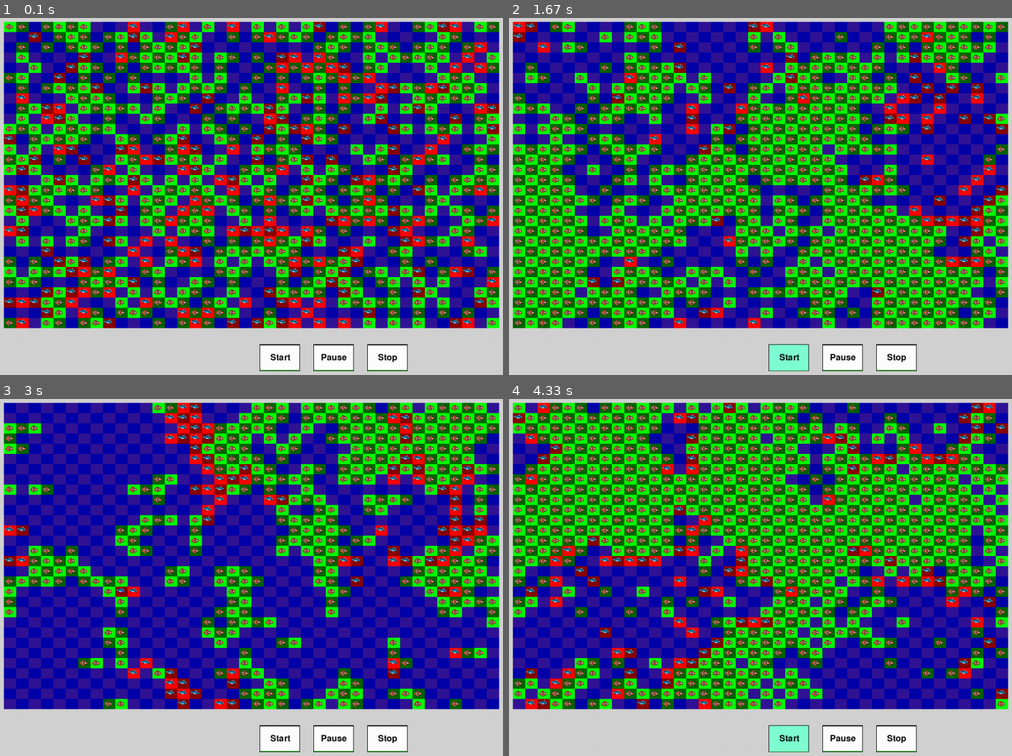
Above: before the commit, frames 1-4 (two rows, left to right).
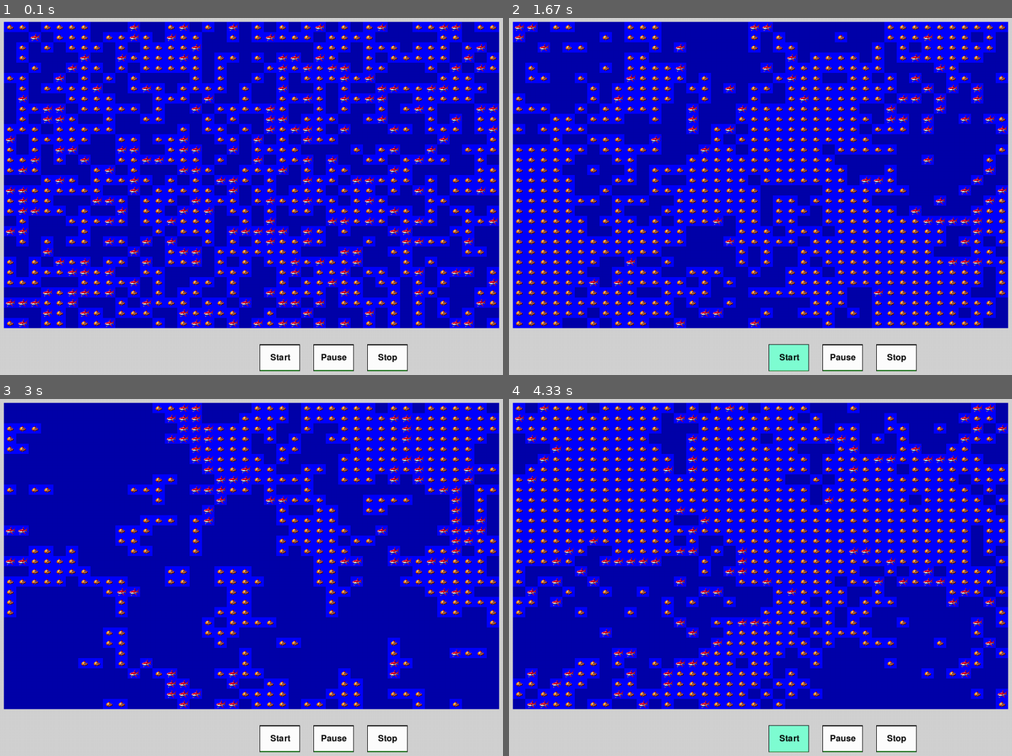
Above: after the commit, the same moments.

Repository: Khadaassi/Simplon_Wa-tor
Game: pygame game, started from main.py
Two runs of this game, one before a commit and one after it. Both use one fixed random seed, a clock stepped at 60 frames per second and the inputs below.
Inputs (mouse positions are in pixels of both pictures, inside the frame that each line leads up to):
- Up to frame 1 (0.1 s): no input
- Up to frame 2 (1.67 s): click (790, 357) at 1.38 s
- Up to frame 3 (3 s): click (321, 609) at 1.72 s
- Up to frame 4 (4.33 s): click (790, 738) at 3.05 s; click (680, 452) at 3.38 s; click (790, 738) at 4.05 s

The runs differ from the first frame. In frame 1, 68% of the frame differs, in the area x 0-100%, y 1-87%; in frame 2, 68%; in frame 3, 58%; in frame 4, 70%.

Commit message:
added megalodons to display, megalodons eat fish when blocked

Diff:
--- a/WaTorDisplay.py
+++ b/WaTorDisplay.py
@@ -93,13 +93,13 @@
                     continue
 
                 if isinstance(item, Megalodon_Tail):
-                    image_info = UserImageInfo(UserImageKey.MEGA_TAIL )
-
+                    image_info = UserImageInfo(UserImageKey.MEGA_TAIL)
+                    image_info.set_direction(item.current_direction)
                     data[y_index][x_index] = image_info
 
-
                 elif isinstance(item, Megalodon):
-                    image_info = UserImageInfo(UserImageKey.MEGA_HEAD )
+                    image_info = UserImageInfo(UserImageKey.MEGA_HEAD)
+                    image_info.set_direction(item.current_direction)
                     data[y_index][x_index] = image_info
 
                 elif isinstance(item, Shark):
@@ -111,13 +111,5 @@
 
     # def set_megalodon_rotation(pygame.image):
 
-
-
-
-
-
-
-
-
         self.pygameWrapper.set_data(data)
         self.pygameWrapper.draw()
--- a/watorpygame/PlayScreen.py
+++ b/watorpygame/PlayScreen.py
@@ -10,7 +10,7 @@
 from watorpygame.DisplayState import DisplayState
 from watorpygame.UserImage import UserImage
 from watorpygame.UserButton import UserButton
-from watorpygame.UserImageProvider import UserImageKey, UserImageProvider
+from watorpygame.UserImageProvider import UserImageKey, UserImageProvider, Direction
 from watorpygame.UserImageInfo import UserImageInfo
 
 class WaTorPlayScreen :
@@ -72,13 +72,29 @@
         self.cell_width = (self.table_width) // self.data_width
         self.cell_heigth = (self.table_heigth) // self.data_height
 
+        self.image_provider = UserImageProvider(self.cell_width, self.cell_heigth)
+
         #_______________________________________________________________________
         # Adapt image dimensions to the cells dimensions
-        # ATTENTION ! - this part of code may cause etrange bugs ;)
-        for image_key in [UserImageKey.FISH, UserImageKey.SHARK, UserImageKey.MEGA_HEAD, UserImageKey.MEGA_TAIL]:
-            image = self.image_provider.get_image(image_key)
-            image.define_dimensions(self.cell_width, self.cell_heigth)
-            self.image_provider.set_image(image_key, image)
+        # ATTENTION ! - this part of code may cause strange bugs ;)
+        # for image_key in [UserImageKey.FISH, UserImageKey.SHARK]:
+        #     image = self.image_provider.get_image(image_key)
+        #     image.define_dimensions(self.cell_width, self.cell_heigth)
+        #     self.image_provider.set_image(image_key, image)
+
+
+        # for image_key in [UserImageKey.MEGA_HEAD, UserImageKey.MEGA_TAIL]:
+        #     for x in range(0, 4):
+        #         match x:
+        #             case 0:
+        #                 image = self.image_provider.get_image(image_key, Direction.NORTH)
+        #             case 1:
+        #                 image = self.image_provider.get_image(image_key, Direction.SOUTH)
+        #             case 2:
+        #                 image = self.image_provider.get_image(image_key, Direction.WEST)
+        #             case 3:
+        #                 image = self.image_provider.get_image(image_key, Direction.EAST)
+
 
     #__________________________________________________________________________
     #
@@ -99,17 +115,83 @@
                 even_cell = (x_index + y_index) % 2 == 0
                 image_key = cast(UserImageInfo, self.data[y_index][x_index]).image_key
 
+                #---------
+                #Water drawing logic
                 if image_key in [UserImageKey.WATER] :
-                    cell_color = UserImage.light_color if even_cell else UserImage.dark_color
+                    cell_color = (0, 0, 170)
+                    # UserImage.light_color if even_cell else UserImage.dark_color
                     pygame.draw.rect( screen, cell_color, [position_x, position_y, self.cell_width, self.cell_heigth] )
                     continue
 
-                fish_image = self.image_provider.get_image(image_key)
+                #---------
+                #Fish drawing logic
+
+                cell_rect = pygame.Rect( position_x, position_y, self.cell_width, self.cell_heigth )
+
+                if image_key in [UserImageKey.MEGA_HEAD, UserImageKey.MEGA_TAIL]:
+                    fish_image = self.image_provider.get_image(image_key, self.data[y_index][x_index].direction)
+                    #Anchor the heads and tails to the right edge when upside down
+                    match self.data[y_index][x_index].direction:
+                        case Direction.NORTH:
+                            if image_key == UserImageKey.MEGA_HEAD:
+                                # Center the image horizontally, anchor at the bottom
+                                x_image = cell_rect.centerx - (fish_image.resized.get_width() // 2)
+                                y_image = cell_rect.bottom - fish_image.resized.get_height()  # Anchor at the bottom
+
+                            if image_key == UserImageKey.MEGA_TAIL:
+                                # Center the image horizontally, anchor at the top
+                                x_image = cell_rect.centerx - (fish_image.resized.get_width() // 2)
+                                y_image = cell_rect.top  # Anchor at the top
+                        case Direction.SOUTH:
+                            if image_key == UserImageKey.MEGA_TAIL:
+                                # Center the image horizontally, anchor at the bottom
+                                x_image = cell_rect.centerx - (fish_image.resized.get_width() // 2)
+                                y_image = cell_rect.bottom - fish_image.resized.get_height()  # Anchor at the bottom
+
+                            if image_key == UserImageKey.MEGA_HEAD:
+                                # Center the image horizontally, anchor at the top
+                                x_image = cell_rect.centerx - (fish_image.resized.get_width() // 2)
+                                y_image = cell_rect.top  # Anchor at the top
+                        case Direction.WEST:
+                            if image_key == UserImageKey.MEGA_HEAD:
+                                # Anchor at the right side, center vertically
+                                x_image = cell_rect.right - fish_image.resized.get_width()  # Anchor at the right
+                                y_image = cell_rect.centery - (fish_image.resized.get_height() // 2)
+
+                            if image_key == UserImageKey.MEGA_TAIL:
+                                # Anchor at the left side, center vertically
+                                x_image = cell_rect.left  # Anchor at the left
+                                y_image = cell_rect.centery - (fish_image.resized.get_height() // 2)
+                        case Direction.EAST:
+                            if image_key == UserImageKey.MEGA_TAIL:
+                                # Anchor at the right side, center vertically
+                                x_image = cell_rect.right - fish_image.resized.get_width()  # Anchor at the right
+                                y_image = cell_rect.centery - (fish_image.resized.get_height() // 2)
+
+                            if image_key == UserImageKey.MEGA_HEAD:
+                                # Anchor at the left side, center vertically
+                                x_image = cell_rect.left  # Anchor at the left
+                                y_image = cell_rect.centery - (fish_image.resized.get_height() // 2)
+                        case _:
+                            center_x, center_y = cell_rect.center
+                            # Calculate the top-left corner for blitting the image
+                            x_image = center_x - (fish_image.resized.get_width() // 2)
+                            y_image = center_y - (fish_image.resized.get_height() // 2)
+
+
+                else:
+                    fish_image = self.image_provider.get_image(image_key)
+                    #Fish and sharks are drawn in the center of their cell
+                    # Center of the cell
+                    center_x, center_y = cell_rect.center
+                    # Calculate the top-left corner for blitting the image
+                    x_image = center_x - (fish_image.resized.get_width() // 2)
+                    y_image = center_y - (fish_image.resized.get_height() // 2)
+
+
                 cell_color = fish_image.light_background_color if even_cell else fish_image.dark_background_color
-                pygame.draw.rect( screen, cell_color, [position_x, position_y, self.cell_width, self.cell_heigth] )
-
-                x_image = border_length + x_index * self.cell_width
-                y_image = border_length + y_index * self.cell_heigth
+
+                pygame.draw.rect(screen, cell_color, cell_rect )
 
                 screen.blit(fish_image.resized, (x_image, y_image))
 
--- a/watorpygame/UserImage.py
+++ b/watorpygame/UserImage.py
@@ -7,7 +7,7 @@
 
     def __init__( self, png_filename: str,
         light_background_color: pygame.Color = light_color,
-        dark_background_color: pygame.Color = dark_color ):
+        dark_background_color: pygame.Color = dark_color):
 
         self.image = pygame.image.load(png_filename)
         self.__proportion = self.image.get_width() / self.image.get_height() # keep the initial proportion inside the object
@@ -24,4 +24,4 @@
             image_width = int(min_size * self.__proportion)
             image_height = min_size
 
-        self.resized = pygame.transform.scale(self.image, [image_width, image_height])
+        self.resized = pygame.transform.scale(self.resized, [image_width, image_height])
--- a/watorpygame/UserImageInfo.py
+++ b/watorpygame/UserImageInfo.py
@@ -1,7 +1,17 @@
-from watorpygame.UserImageProvider import UserImageKey
+from watorpygame.UserImageProvider import UserImageKey, Direction
 
 class UserImageInfo:
 
     def __init__(self, image_key: UserImageKey = UserImageKey.WATER) -> None:
         self.image_key = image_key
-        self.direction = ""
+        self.direction = Direction.NONE
+
+    def set_direction(self, direction: str) -> None :
+        if direction in "ND" :
+            self.direction = Direction.NORTH
+        elif direction in "SU":
+            self.direction = Direction.SOUTH
+        elif direction in "WR":
+            self.direction = Direction.WEST
+        elif direction in "EL":
+            self.direction = Direction.EAST
--- a/watorpygame/UserImageProvider.py
+++ b/watorpygame/UserImageProvider.py
@@ -1,8 +1,11 @@
 # standard imports
 from enum import Enum
+from typing import cast
+import pygame
 
 # Wa-Tor imports
 from watorpygame.UserImage import UserImage
+
 
 class UserImageKey(Enum):
     WATER = 0
@@ -11,16 +14,86 @@
     MEGA_HEAD = 3
     MEGA_TAIL = 4
 
+class Direction(Enum):
+    NONE = ""
+    NORTH = "ND"
+    SOUTH = "SU"
+    WEST = "WR"
+    EAST = "EL"
+
 class UserImageProvider :
-    def __init__(self):
+
+    light_color = (0, 0, 255)
+    dark_color = (0, 0, 255)
+
+    def __init__(self, width: int = 0, height: int = 0):
         self.__images = {}
-        self.__images[UserImageKey.FISH] = UserImage("images/Fish_image_1.png", "green", "darkgreen")
-        self.__images[UserImageKey.SHARK] = UserImage("images/Shark_image_1.png", "red", "darkred")
-        self.__images[UserImageKey.MEGA_HEAD] = UserImage("images/mega_head.png", "purple", "magenta")
-        self.__images[UserImageKey.MEGA_TAIL] = UserImage("images/mega_tail.png", "purple", "magenta")
+        self.__width = width
+        self.__height = height
+        self.__images[UserImageKey.FISH] = UserImage("images/Fish_image_1.png", self.light_color, self.dark_color)
+        self.__images[UserImageKey.SHARK] = UserImage("images/Shark_image_1.png", self.light_color, self.dark_color)
 
-    def get_image(self, image_key: UserImageKey) -> UserImage :
+        for item in self.__images.values():
+            print("DEBUG : ", item)
+            item.define_dimensions(self.__width, self.__height)
+
+        self.__images[UserImageKey.MEGA_HEAD] = []
+        self.__images[UserImageKey.MEGA_TAIL] = []
+
+        #If entity need directional representation, make all the relevant directions
+        for image_key in self.__images.keys() :
+            if image_key in [UserImageKey.MEGA_HEAD, UserImageKey.MEGA_TAIL] :
+                self.__images[image_key] = self.generate_images(image_key)
+
+
+
+
+    def generate_images(self, image_key : UserImageKey):
+        """
+        Generate directional version of an image.
+        """
+
+        #Make 4 copies of base image. results[0] will be the base image.
+        results = [UserImage((f"images/{image_key.name}.png".lower()), self.dark_color, self.dark_color) for x in range(0, 4)]
+        #Resize the standard copy
+        results[0].define_dimensions(self.__width, self.__height)
+        #Make a copy rotated 90° clockwise
+        results[1].resized = pygame.transform.rotate(results[1].resized, -90.0)
+        results[1].define_dimensions(self.__width, self.__height)
+        #Make a copy rotated 90° counter-clockwise
+        results[2].resized = pygame.transform.rotate(results[2].resized, 90.0)
+        results[2].define_dimensions(self.__width, self.__height)
+        #Make a copy fliped on the x-axis.
+        results[3].resized = pygame.transform.flip(results[3].resized, True, False)
+        results[3].define_dimensions(self.__width, self.__height)
+        return results
+
+    def get_image(self, image_key: UserImageKey, orientation: Direction = Direction.NONE) -> UserImage :
+
+        #Get the direction version of image
+        if orientation != Direction.NONE :
+            if orientation == Direction.NORTH:
+                return self.__images[image_key][1]
+            if orientation == Direction.SOUTH:
+                return self.__images[image_key][2]
+            if orientation == Direction.WEST:
+                return self.__images[image_key][0]
+            if orientation == Direction.EAST:
+                return self.__images[image_key][3]
+
+        #If no direction is needed, return the base image.
         return self.__images[image_key]
 
-    def set_image(self, image_key: UserImageKey, userImage : UserImage):
-        self.__images[image_key] = userImage
+
+    def set_image(self, image_key: UserImageKey, userImage : UserImage, orientation: Direction = Direction.NONE):
+        if orientation != Direction.NONE :
+            if orientation == Direction.NORTH:
+                self.__images[image_key][1] = userImage
+            if orientation == Direction.SOUTH:
+                self.__images[image_key][2] = userImage
+            if orientation == Direction.WEST:
+                self.__images[image_key][0] = userImage
+            if orientation == Direction.EAST:
+                self.__images[image_key][3] = userImage
+        else:
+            self.__images[image_key] = userImage
--- a/world.py
+++ b/world.py
@@ -6,8 +6,19 @@
 
 class World:
 
-    def __init__(self, s_pop: tuple[int, int], chro_len: int, world_size: tuple[int, int], fish_repro_time: int, shark_repro_time: int,\
-        shark_energy: int, shark_energy_gain: int, allow_megalodons: bool = True, megalodon_evolution_threshold: int = 5, shark_energy_depletion_rate: int = 1) -> None:
+    def __init__(
+        self,
+        s_pop: tuple[int, int],
+        chro_len: int,
+        world_size: tuple[int, int],
+        fish_repro_time: int,
+        shark_repro_time: int,
+        shark_energy: int,
+        shark_energy_gain: int,
+        allow_megalodons: bool = True,
+        megalodon_evolution_threshold: int = 5,
+        shark_energy_depletion_rate: int = 1
+        ) -> None:
         """
         [Args]\n
         s_pop = a tuple of int containing the starting population of fishes and sharks, respectively
@@ -291,14 +302,24 @@
         elif self.check_for_only_shark_in_tile(x, y+1):
             outcomes += "E"
 
+        #If a shark is found, will eat it
         if outcomes != "":
             self.next_move_will_eat = True
             return outcomes
 
-        #If no shark availlable, return normal fish behavior
-        return self.get_fish_direction(x, y)
-
-    def get_shark_directions(self, x: int, y: int) -> str:
+        #Else, check if a free space is availlable to move
+        outcomes = self.get_fish_direction(x, y)
+
+        if outcomes == "":
+            #If no free space is found, try to eat a fish. This will not provide energy.
+            outcomes = self.get_shark_directions(x,y, True)
+
+        return outcomes
+
+        # #If no shark availlable, return normal fish behavior
+        # return self.get_fish_direction(x, y)
+
+    def get_shark_directions(self, x: int, y: int, bypass_fish_behavior: bool = False) -> str:
         """
         Return all possible movement for the shark based only on the presence of fishes in its move radius.
         If no fishes exist in this radius, acts like a normal fish instead.
@@ -355,7 +376,10 @@
             return outcomes
 
         #If no fish availlable, return normal fish behavior
-        return self.get_fish_direction(x, y)
+        if not bypass_fish_behavior:
+            return self.get_fish_direction(x, y)
+        else:
+            return outcomes
 
     def get_fish_direction(self, x: int, y: int) -> str:
         """
Binary file changed: images/Fish_image_1.png
Binary file added: images/Fish_image_1_OLD.png
Binary file changed: images/Shark_image_1.png
Binary file added: images/Shark_image_1_OLD.png
